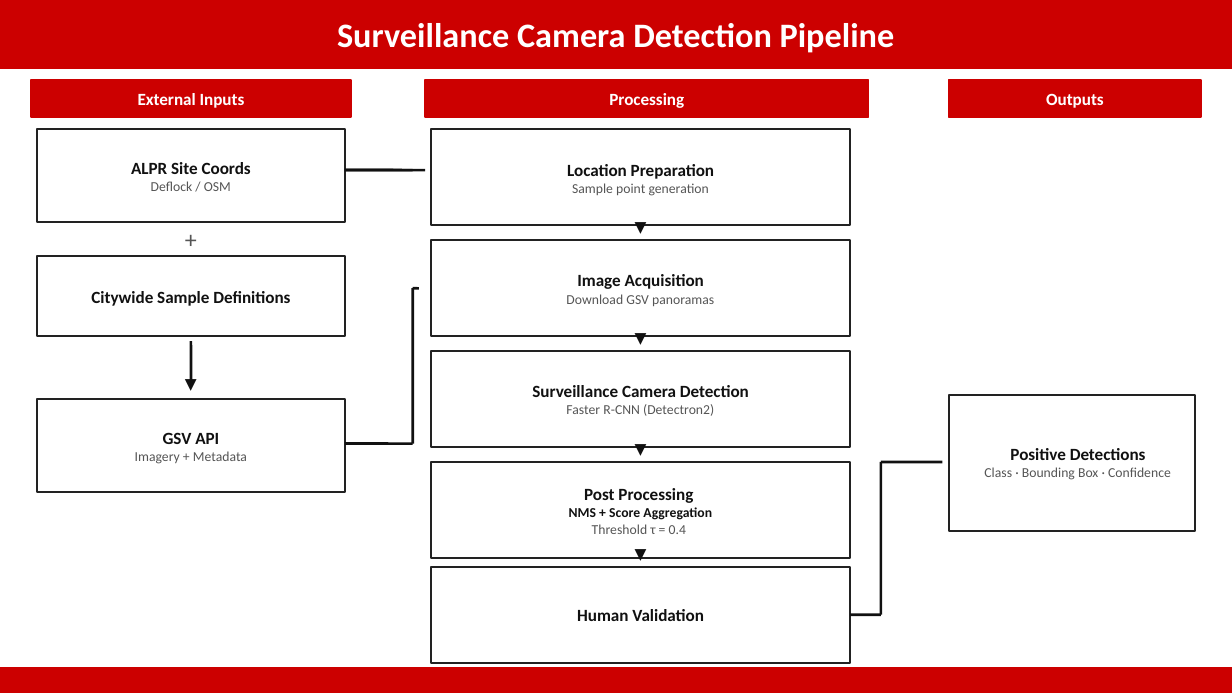
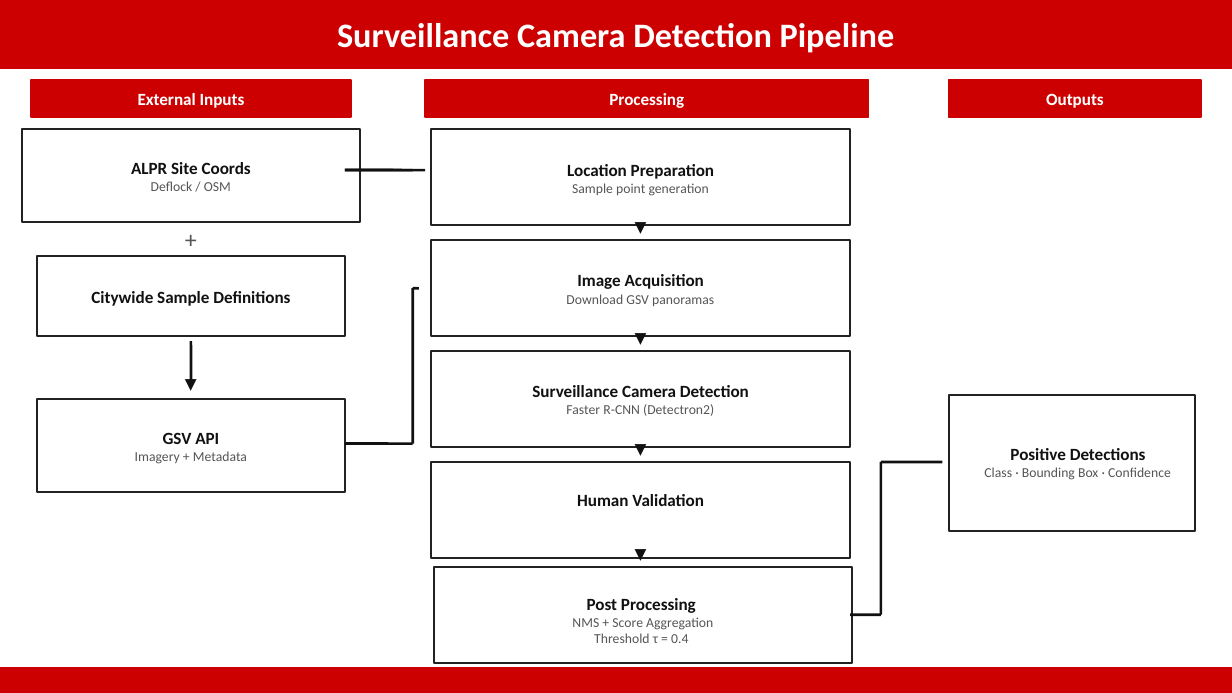
Before and after one commit to mariyamushtaq/surveilling_surveillance, a slide deck: slide 1 of surveillance_pipeline.pptx. Drawn at 1232x693 pixels with LibreOffice and Linux fonts; fonts in the diff are those of the drawing. Boxes give left, top, right and bottom in pixels: in the first picture for what was removed or moved away, otherwise in the second. Text is boxed around its words. In the diff, an @@ line names an element or a change of style, - is before the commit and + after.

```diff
--- a/surveillance_pipeline.pptx
+++ b/surveillance_pipeline.pptx
@@ rectangle: place and size @@
-rectangle at (37,129,345,222)
+rectangle at (21,129,360,222)
@@ text at (577,494,704,506): text changed; size 8 to 10 pt @@
-Post Processing
-NMS + Score Aggregation
-Threshold τ = 0.4
+Human Validation
@@ text in rectangle at (572,598,713,643): text added @@
+Post Processing
+NMS + Score Aggregation
+Threshold τ = 0.4
@@ text removed at (577,609,704,621) @@
-Human Validation
```
Also in this commit, not shown: 35 other files.
